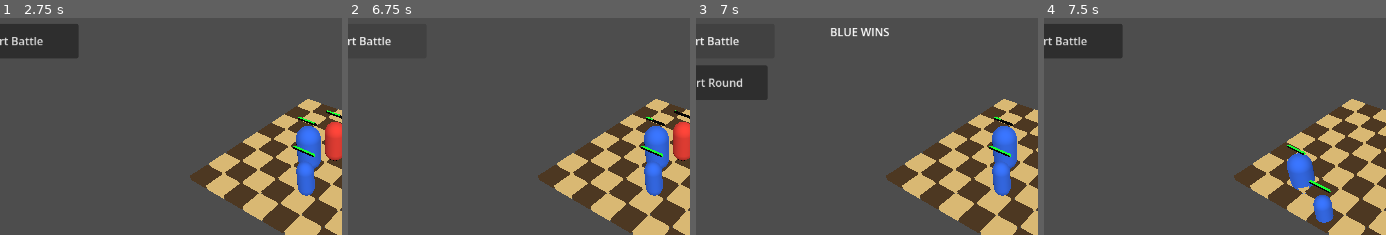
Above: before the commit, frames 1-4 (left to right).
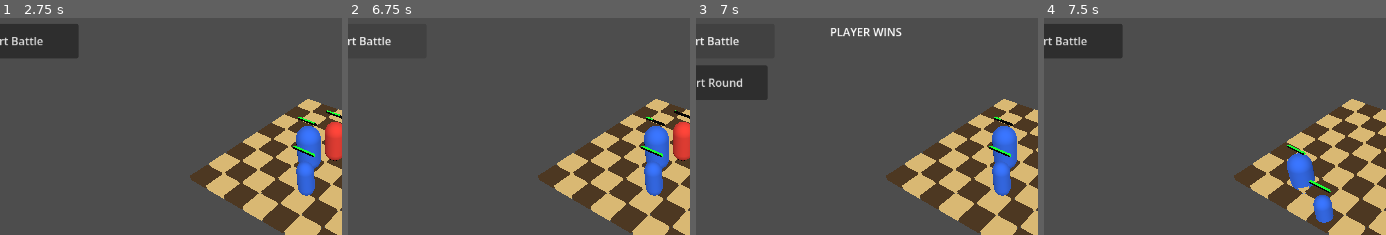
Above: after the commit, the same moments.

Repository: janmgryka-bit/warmarket
Game: Godot game, scene res://scenes/Main.tscn
Same seed, same stepped clock (60 frames per second), same inputs: the game is played once before the commit and once after it.
Inputs:
- Up to frame 1 (2.75 s): click "Start Battle" at 0.5 s; click "Start Battle" at 1.25 s; click "Legionista Tank 3 gold (Affor…" at 2 s
- Up to frame 2 (6.75 s): click "Rzymski Łucznik Ranged 4 gold…" at 2.75 s; click "Berserker Fighter 5 gold (Aff…" at 3.5 s; click "Legionista Tank 3 gold (Affor…" at 4.25 s; click "Rzymski Łucznik Ranged 4 gold…" at 5 s; click "Berserker Fighter 5 gold (Aff…" at 5.75 s; click "Start Battle" at 6.5 s
- Up to frame 3 (7 s): no input
- Up to frame 4 (7.5 s): click "Restart Round" at 7.25 s
The pictures show only the part of the screen within x 9-59%, y 0-50%; the shares and areas given below are measured in that part.

Frames 1-2 are identical in both runs. In frame 3, 0.5% of the frame differs, in the area x 39-61%, y 4-9%; in frame 4, nothing differs.

Commit message:
Clarify round economy and team naming

Diff:
--- a/godot_project/war-market/scripts/game.gd
+++ b/godot_project/war-market/scripts/game.gd
@@ -20,7 +20,9 @@
 var selected_shop_unit_id: String = ""
 
 # Economy
-var player_gold: int = 10
+var starting_gold: int = 10
+var round_income: int = 5
+var player_gold: int = starting_gold
 var shop_unit_ids: Array[String] = [
 	"roman_legionary",
 	"roman_archer",
@@ -205,8 +207,8 @@
 		unit.start_battle()
 
 func check_round_end() -> void:
-	var blue_alive := false
-	var red_alive := false
+	var player_alive := false
+	var enemy_alive := false
 
 	var units := get_tree().get_nodes_in_group("units")
 
@@ -218,17 +220,17 @@
 			continue
 
 		if unit.team_id == 0:
-			blue_alive = true
+			player_alive = true
 		elif unit.team_id == 1:
-			red_alive = true
-
-	if blue_alive and red_alive:
-		return
-
-	if not blue_alive and red_alive:
-		end_round("RED WINS")
-	elif blue_alive and not red_alive:
-		end_round("BLUE WINS")
+			enemy_alive = true
+
+	if player_alive and enemy_alive:
+		return
+
+	if not player_alive and enemy_alive:
+		end_round("ENEMY WINS")
+	elif player_alive and not enemy_alive:
+		end_round("PLAYER WINS")
 	else:
 		end_round("DRAW")
 
@@ -257,7 +259,7 @@
 	round_result_label.text = ""
 	restart_button.visible = false
 	selected_unit = null
-	player_gold += 5
+	player_gold += round_income
 
 	update_gold_label()
 	populate_shop()
--- a/godot_project/war-market/scripts/unit_database.gd
+++ b/godot_project/war-market/scripts/unit_database.gd
@@ -14,7 +14,7 @@
 		"attack_range": 1.4
 	},
 
-		"roman_archer": {
+	"roman_archer": {
 		"name": "Rzymski Łucznik",
 		"faction": "Romans",
 		"role": "Ranged",
